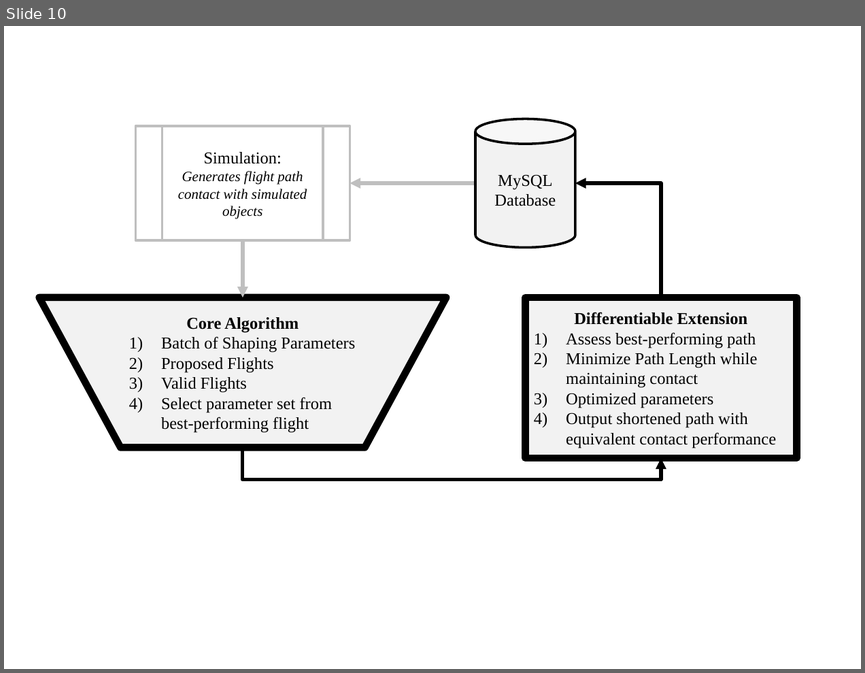
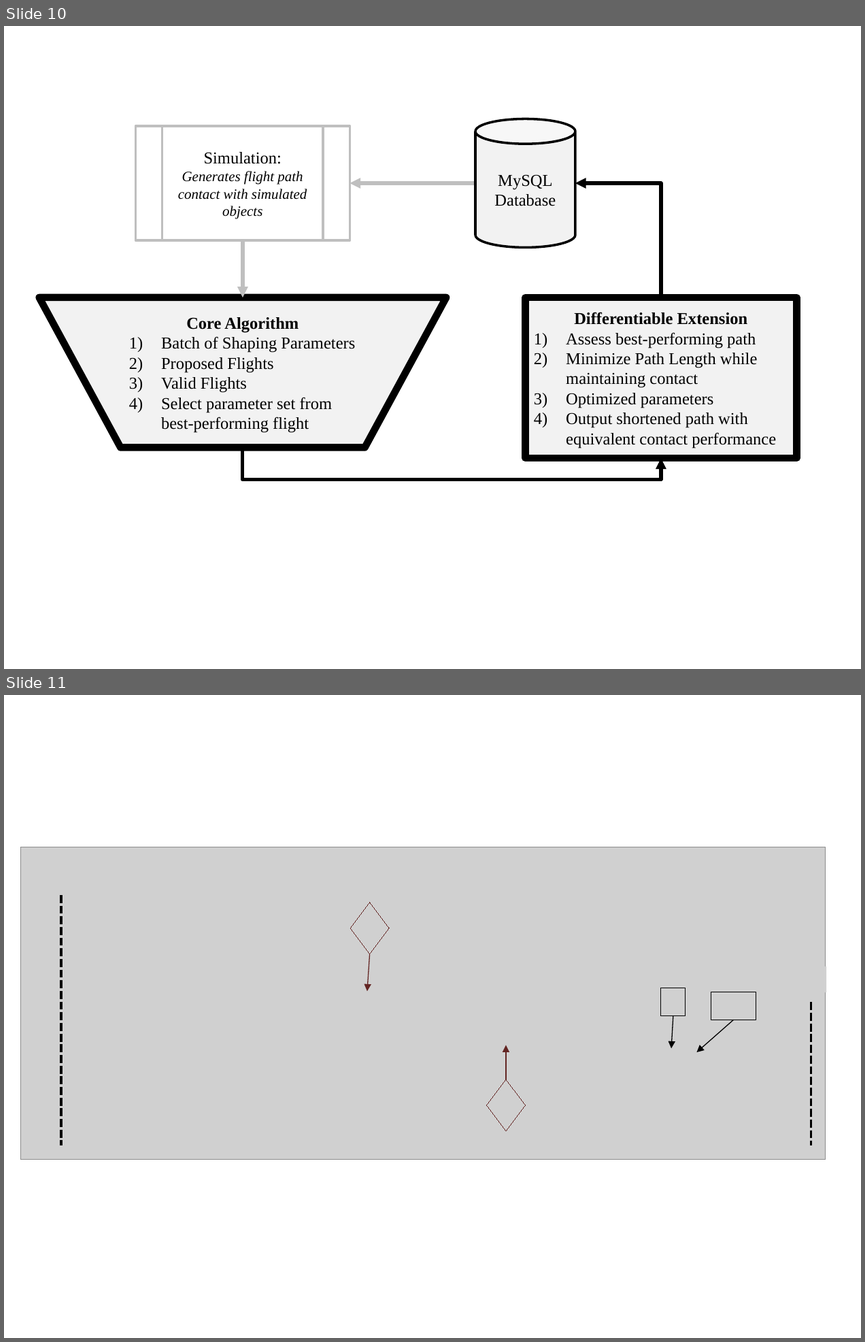
Before and after one commit to Leonardo767/aiaa2019-publication, a slide deck: docs/paper/figs/Diagrams.pptx. Shown one above the other, each under a label of ours: slide 10 before the commit, slides 10 and 11 after it. The pictures are 865x673 and 865x1342 pixels, drawn with LibreOffice and Linux fonts; fonts in the diff are those of the drawing; grey boxes stand for pictures. Boxes give left, top, right and bottom in pixels: in the first picture for what was removed or moved away, otherwise in the second. Text is boxed around its words. In the diff, an @@ line names an element or a change of style, - is before the commit and + after.

```diff
--- a/docs/paper/figs/Diagrams.pptx
+++ b/docs/paper/figs/Diagrams.pptx
@@ slide 11 added at (x1=4, y1=695, x2=861, y2=1338), background #FFFFFF @@
@@ picture added at (x1=21, y1=847, x2=825, y2=1159) @@
@@ picture added at (x1=48, y1=860, x2=76, y2=885) @@
@@ line added from (61, 895) to (61, 1145), #000000 2.25 pt dashed @@
@@ picture added at (x1=350, y1=902, x2=389, y2=954) @@
@@ arrow added from (370, 954) to (367, 991), #632523 0.75 pt @@
@@ picture added at (x1=799, y1=966, x2=825, y2=992) @@
@@ picture added at (x1=661, y1=988, x2=685, y2=1016) @@
@@ picture added at (x1=711, y1=991, x2=755, y2=1020) @@
@@ arrow added from (673, 1015) to (672, 1048), #000000 0.75 pt @@
@@ arrow added from (733, 1020) to (696, 1052), #000000 0.75 pt @@
@@ line added from (811, 1002) to (811, 1145), #000000 2.25 pt dashed @@
@@ arrow added from (506, 1079) to (506, 1045), #632523 0.75 pt @@
@@ picture added at (x1=486, y1=1079, x2=525, y2=1130) @@
```
Also in this commit, not shown: 4 other slides added, 3 other files.
